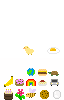
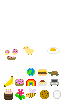
Layered file, before and after one edit (64 x 100). Changes by layer:
added group "donut" (1st of 2, in "items") with 3 layers in group "items" over [5, 49, 18, 60]
added layer "donut_1" in group "donut" over [12, 49, 18, 55]
added layer "donut_2" in group "donut" over [5, 50, 10, 55]
added layer "donut_3" in group "donut" over [7, 56, 16, 60]
showed group "people" (30 layers) over [5, 49, 18, 60]
